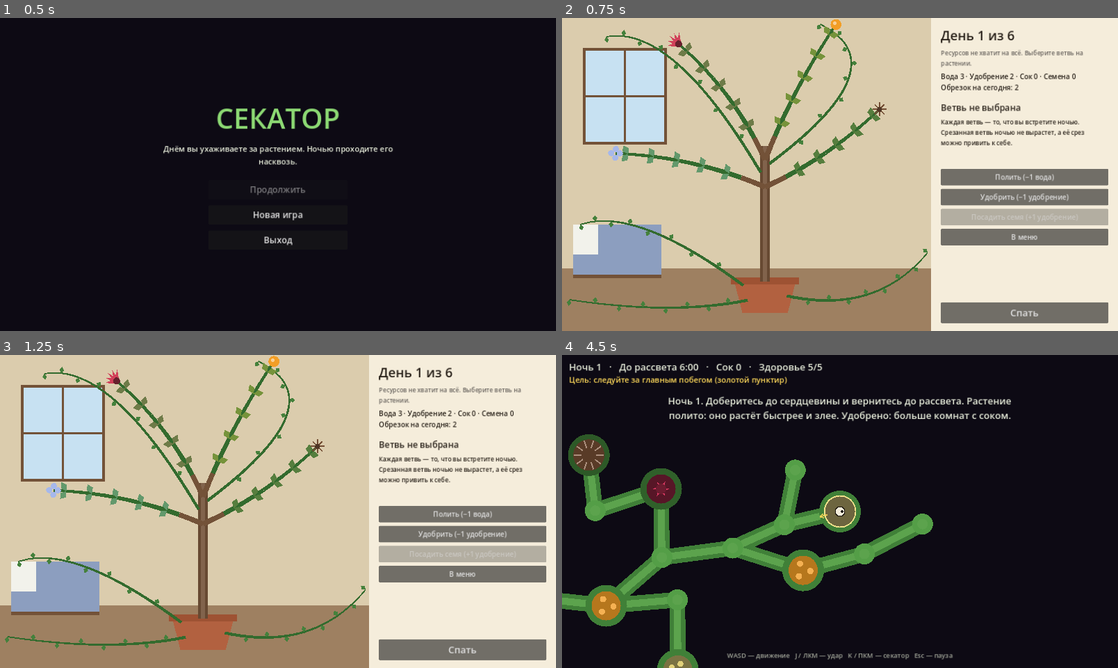
Above: before the commit, frames 1-4 (two rows, left to right).
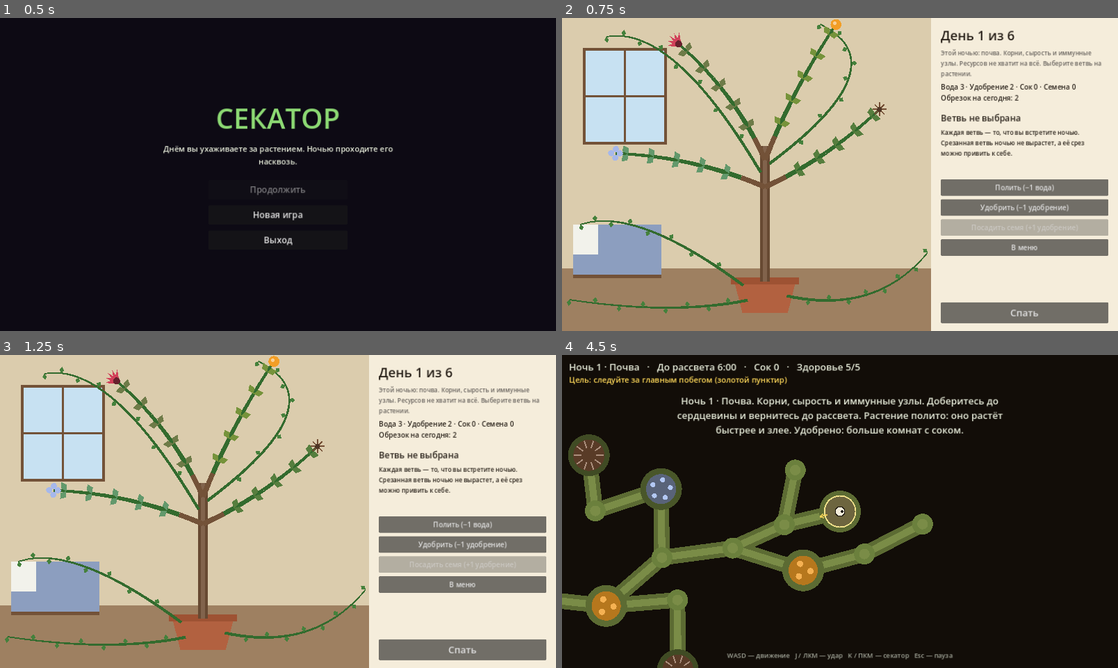
Above: after the commit, the same moments.

Repository: Maks46921/Pruner
Game: Godot game, scene res://scenes/main.tscn
Same seed, same stepped clock (60 frames per second), same inputs: the game is played once before the commit and once after it.
Inputs:
- Up to frame 1 (0.5 s): no input
- Up to frame 2 (0.75 s): click "Новая игра" at 0.5 s
- Up to frame 3 (1.25 s): no input
- Up to frame 4 (4.5 s): click "Полить (−1 вода)" at 1.25 s; click "Удобрить (−1 удобрение)" at 2 s; click "В меню" at 2.75 s; click "Продолжить" at 3.5 s; click "Спать" at 4.25 s

Frame 1 is identical in both runs. In frame 2, 8.0% of the frame differs, in the area x 68-99%, y 10-76%; in frame 3, 8.0%; in frame 4, 12%, in the area x 0-81%, y 2-100%.

Commit message:
Полный цикл: ярусы, ночь сердцевины и два финала
Шаг 3 плана: ярусы почвы, коры и кроны со своими палитрами и угрозами,
главный побег растёт так, чтобы сердцевина появлялась после середины
ночи, последний день и финальная ночь с заросшим путём и накопленным
соком, выбор у сердцевины и два финала, лёгкое замедление времени рядом
с ростом, потолки опасности для баланса.

Co-Authored-By: Claude Opus 5.5 <noreply@anthropic.com>
Claude-Session: https://claude.ai/code/session_01ArehVyhk9YHebLz93sDLhr

Diff:
--- a/scripts/autoload/game_state.gd
+++ b/scripts/autoload/game_state.gd
@@ -5,10 +5,23 @@
 
 const SAVE_PATH := "user://save.json"
 const TOTAL_NIGHTS := 6
+const FINAL_DAY := TOTAL_NIGHTS + 1   # последний день и ночь сердцевины
+
+## Ярусы растения: каждые две ночи вы спускаетесь глубже (или поднимаетесь выше).
+const TIERS := {
+	"soil": {"name": "Почва", "desc": "Корни, сырость и иммунные узлы."},
+	"bark": {"name": "Кора", "desc": "Жёсткие стебли, которые зарастают быстрее."},
+	"crown": {"name": "Крона", "desc": "Буйный рост и хищные цветы."},
+	"heart": {"name": "Сердцевина", "desc": "Само растение. Дорога одна."},
+}
 
 var run_seed: int = 0
 var day: int = 1
 var phase: String = "day"  # "day" | "night" | "ending"
+var ending: String = ""     # "cut" | "graft" — выбор у сердцевины
+var nights_won: int = 0
+var started_msec: int = 0
+var play_seconds: float = 0.0
 
 # Ресурсы дня
 var water: int = 3
@@ -140,6 +153,9 @@
 	fertilized = false
 	last_night_result = ""
 	grudge = 0
+	ending = ""
+	nights_won = 0
+	play_seconds = 0.0
 	_new_day()
 	save_game()
 	goto("day")
@@ -223,6 +239,27 @@
 	return n
 
 
+# --- Ярусы ----------------------------------------------------------------------
+
+func is_final() -> bool:
+	return day >= FINAL_DAY
+
+
+func tier() -> String:
+	if day >= FINAL_DAY:
+		return "heart"
+	if day <= 2:
+		return "soil"
+	if day <= 4:
+		return "bark"
+	return "crown"
+
+
+func _process(delta: float) -> void:
+	if phase == "day" or phase == "night":
+		play_seconds += delta
+
+
 # --- Параметры ночи ------------------------------------------------------------
 
 func night_seed() -> int:
@@ -231,11 +268,13 @@
 
 ## Всё, что сделано днём, превращается здесь в параметры ночного забега.
 func night_params() -> Dictionary:
-	var d := day
+	var d := mini(day, TOTAL_NIGHTS)
 	var p := {
+		"tier": tier(),
+		"final": is_final(),
 		"duration": 360.0 + (d - 1) * 24.0,   # 6–8 минут реального времени
-		"core_distance": 2200.0 + d * 250.0,
-		"leader_ticks": 18,                   # главный побег растёт раз в 9 с
+		"core_distance": 2000.0 + d * 220.0,
+		"core_at": 0.55,                      # сердцевина прорастает к этой доле ночи
 		"branch_chance": 0.30 + 0.04 * d,
 		"growth_mult": 1.0,
 		"closure_base": 0.015 + 0.006 * d,
@@ -266,16 +305,43 @@
 	p.water_room_chance = 0.02 + 0.05 * water_b
 	p.water_bonus = 1 if count_branches("water", ["notched"]) > 0 else 0
 	p.graft = graft
+	match p.tier:
+		"soil":
+			p.nest_chance += 0.03
+			p.closure_growth = 0.035
+		"bark":
+			p.closure_base += 0.01
+			p.thorn_room_chance += 0.03
+		"crown":
+			p.branch_chance += 0.1
+			p.flower_chance += 0.04
+		"heart":
+			# Финал: сердцевина уже видна, но растение защищается изо всех сил.
+			p.duration = 300.0
+			p.core_distance = 5200.0
+			p.core_at = 0.0
+			p.closure_base = 0.06
+			p.closure_growth = 0.06
+			p.flower_chance = 0.08
+			p.nest_chance = 0.12
+			p.max_enemies = 6
+			p.spawn_interval = 6.0
 	if watered:
 		# Полили — растение растёт быстрее и агрессивнее.
 		p.branch_chance += 0.2
 		p.growth_mult = 1.4
-		p.leader_ticks = 13
+		p.core_at = 0.45
 		p.closure_base += 0.015
 		p.max_enemies += 1
 	if fertilized:
 		# Удобрили — больше комнат с ресурсами.
 		p.sap_room_chance += 0.15
+	# Потолки, чтобы растение оставалось проходимым при любом наборе ветвей.
+	p.flower_chance = minf(p.flower_chance, 0.12)
+	p.nest_chance = minf(p.nest_chance, 0.16)
+	p.thorn_room_chance = minf(p.thorn_room_chance, 0.10)
+	p.branch_chance = minf(p.branch_chance, 0.55)
+	p.max_enemies = mini(p.max_enemies, 7)
 	return p
 
 
@@ -285,6 +351,7 @@
 	var gained_seeds := int(loot.get("seeds", 0))
 	var gained_water := int(loot.get("water", 0))
 	if success:
+		nights_won += 1
 		sap += gained_sap
 		seeds += gained_seeds
 		water += gained_water
@@ -297,9 +364,24 @@
 		last_night_result = "%s Добыча ночи потеряна%s." % [reason if reason != "" else "Рассвет застал вас внутри.", lost]
 	day += 1
 	water = mini(water + 1, 6)
-	phase = "ending" if day > TOTAL_NIGHTS else "day"
-	if phase == "day":
-		_new_day()
+	phase = "day"
+	_new_day()
+	save_game()
+
+
+## Финальная ночь не удалась: утро последнего дня наступает снова.
+func retry_final(reason: String) -> void:
+	# Растение роняет немного сока, чтобы финал всегда оставался проходимым.
+	sap += 2
+	last_night_result = reason + " Сердцевина ждёт. Утром вы нашли на полу 2 сока. Попробуйте ещё раз."
+	phase = "day"
+	_new_day()
+	save_game()
+
+
+func choose_ending(kind: String) -> void:
+	ending = kind
+	phase = "ending"
 	save_game()
 
 
@@ -324,7 +406,7 @@
 
 func to_dict() -> Dictionary:
 	return {
-		"version": 2,
+		"version": 3,
 		"run_seed": run_seed,
 		"day": day,
 		"phase": phase,
@@ -339,6 +421,9 @@
 		"prunes_left": prunes_left,
 		"graft": graft,
 		"grudge": grudge,
+		"ending": ending,
+		"nights_won": nights_won,
+		"play_seconds": play_seconds,
 	}
 
 
@@ -360,6 +445,9 @@
 	prunes_left = int(d.get("prunes_left", PRUNES_PER_DAY))
 	graft = str(d.get("graft", ""))
 	grudge = int(d.get("grudge", 0))
+	ending = str(d.get("ending", ""))
+	nights_won = int(d.get("nights_won", 0))
+	play_seconds = float(d.get("play_seconds", 0.0))
 	if branches.is_empty() and phase == "day":
 		_new_day()
 
--- a/scripts/day/day_scene.gd
+++ b/scripts/day/day_scene.gd
@@ -55,8 +55,16 @@
 	col.add_theme_constant_override("separation", 8)
 	scroll.add_child(col)
 
-	col.add_child(_left(UI.label("День %d из %d" % [GameState.day, GameState.TOTAL_NIGHTS], 30, UI.INK)))
-	col.add_child(_left(UI.label("Ресурсов не хватит на всё. Выберите ветвь на растении.", 14, UI.INK.lightened(0.3))))
+	var title := "День %d из %d" % [GameState.day, GameState.TOTAL_NIGHTS]
+	var sub := "Ресурсов не хватит на всё. Выберите ветвь на растении."
+	if GameState.is_final():
+		title = "Последний день"
+		sub = "Растение заняло всю комнату. Этой ночью вы дойдёте до сердцевины и решите, чем всё кончится."
+	else:
+		var tn: Dictionary = GameState.TIERS[GameState.tier()]
+		sub = "Этой ночью: %s. %s %s" % [tn.name.to_lower(), tn.desc, sub]
+	col.add_child(_left(UI.label(title, 30, UI.INK)))
+	col.add_child(_left(UI.label(sub, 14, UI.INK.lightened(0.3))))
 	result = _left(UI.label(GameState.last_night_result, 14, UI.INK.lightened(0.25)))
 	result.visible = GameState.last_night_result != ""
 	col.add_child(result)
--- a/scripts/day/ending_scene.gd
+++ b/scripts/day/ending_scene.gd
@@ -1,15 +1,39 @@
 extends Control
-## Финал (временная заглушка до шага 3).
+## Два финала: срезать растение целиком или привить его к себе.
 
 const UI := preload("res://scripts/ui_kit.gd")
+
+const TEXTS := {
+	"cut": {
+		"title": "Комната",
+		"color": Color(0.95, 0.88, 0.70),
+		"bg": Color(0.20, 0.17, 0.14),
+		"body": "Вы режете, пока секатор не тупится, а потом режете руками. К утру на полу лежат сухие плети, а в горшке пусто. Комната оказывается больше, чем вы помнили. Солнце падает на голые доски, и впервые за долгое время вам есть где пройти от кровати до окна.\n\nТишина. Только иногда по ночам вам снится, что вы снова идёте по стеблям.",
+	},
+	"graft": {
+		"title": "Одно целое",
+		"color": Color(0.60, 0.92, 0.55),
+		"bg": Color(0.04, 0.10, 0.05),
+		"body": "Вы прижимаете срез к ладони, и сердцевина прирастает. Тепло идёт по руке, по плечу, по груди. Утром вы просыпаетесь и не можете сказать, где кончается кровать и начинается корень. Растение больше не растёт. Теперь растёте вы.\n\nКомната полна зелени, и в ней наконец спокойно.",
+	},
+}
 
 
 func _ready() -> void:
 	UI.fullscreen(self)
-	var col := UI.centered_column(self, UI.BG_NIGHT)
-	col.add_child(UI.label("Шесть ночей позади", 40, UI.PALE))
-	col.add_child(UI.label(GameState.last_night_result, 18, UI.PALE))
-	col.add_child(UI.label("Финальная ночь и два финала появятся на шаге 3.", 18, UI.PALE))
+	var kind: String = GameState.ending if TEXTS.has(GameState.ending) else "cut"
+	var t: Dictionary = TEXTS[kind]
+	RenderingServer.set_default_clear_color(t.bg)
+	var col := UI.centered_column(self, t.bg)
+	col.custom_minimum_size = Vector2(720, 0)
+	col.add_child(UI.label(t.title, 56, t.color))
+	col.add_child(UI.label(t.body, 19, UI.PALE))
+	var mins := int(GameState.play_seconds) / 60
+	col.add_child(UI.label("Ночей пройдено: %d из %d · надрезов, которые растение запомнило: %d · время в игре: %d мин" % [
+		GameState.nights_won, GameState.TOTAL_NIGHTS, GameState.grudge, mins], 15, UI.PALE.darkened(0.3)))
 	var b := UI.button("В меню", func(): GameState.goto("menu"))
 	b.size_flags_horizontal = Control.SIZE_SHRINK_CENTER
 	col.add_child(b)
+	var nb := UI.button("Начать заново", GameState.new_game)
+	nb.size_flags_horizontal = Control.SIZE_SHRINK_CENTER
+	col.add_child(nb)
--- a/scripts/night/hud.gd
+++ b/scripts/night/hud.gd
@@ -5,6 +5,7 @@
 
 signal resume_pressed
 signal menu_pressed
+signal choice_made(kind: String)
 
 var status: Label
 var objective: Label
@@ -13,6 +14,7 @@
 var dawn: ColorRect
 var end_panel: Label
 var pause_box: Control
+var choice_box: Control
 
 var _msg_t := 0.0
 
@@ -69,6 +71,21 @@
 		b.size_flags_horizontal = Control.SIZE_SHRINK_CENTER
 		col.add_child(b)
 
+	choice_box = Control.new()
+	UI.fullscreen(choice_box)
+	choice_box.visible = false
+	root.add_child(choice_box)
+	var cc := UI.centered_column(choice_box, Color(0.08, 0.0, 0.02, 0.85))
+	cc.add_child(UI.label("Сердцевина", 44, Color(0.95, 0.45, 0.45)))
+	cc.add_child(UI.label("Оно бьётся под ладонью, тёплое, как живое. Секатор в другой руке.", 18, UI.PALE))
+	var c1 := UI.button("Срезать растение целиком", func(): choice_made.emit("cut"))
+	var c2 := UI.button("Привить его к себе полностью", func(): choice_made.emit("graft"))
+	for b in [c1, c2]:
+		b.custom_minimum_size = Vector2(420, 52)
+		b.size_flags_horizontal = Control.SIZE_SHRINK_CENTER
+		cc.add_child(b)
+	cc.add_child(UI.label("Вернуть комнату себе или стать с ним одним целым.", 15, UI.PALE.darkened(0.3)))
+
 
 func _corner_label(root: Control, x: float, y: float, align: int, size: int) -> Label:
 	var l := UI.label("", size, UI.PALE)
@@ -84,10 +101,11 @@
 	message.modulate.a = clampf(_msg_t, 0.0, 1.0)
 
 
-func set_status(night: int, time_left: float, sap: int, hp: int, max_hp: int) -> void:
+func set_status(night: int, time_left: float, sap: int, hp: int, max_hp: int, tier_name: String = "") -> void:
 	var t := maxi(0, int(ceil(time_left)))
-	status.text = "Ночь %d   ·   До рассвета %d:%02d   ·   Сок %d   ·   Здоровье %d/%d" % [
-		night, t / 60, t % 60, sap, hp, max_hp]
+	var title := "Ночь %d · %s" % [night, tier_name] if night <= GameState.TOTAL_NIGHTS else "Последняя ночь"
+	status.text = "%s   ·   До рассвета %d:%02d   ·   Сок %d   ·   Здоровье %d/%d" % [
+		title, t / 60, t % 60, sap, hp, max_hp]
 	# В последнюю минуту экран светлеет — рассвет близко.
 	dawn.color.a = clampf((60.0 - time_left) / 60.0, 0.0, 1.0) * 0.35
 
@@ -113,3 +131,7 @@
 
 func show_pause(on: bool) -> void:
 	pause_box.visible = on
+
+
+func show_choice() -> void:
+	choice_box.visible = true
--- a/scripts/night/night_scene.gd
+++ b/scripts/night/night_scene.gd
@@ -48,6 +48,7 @@
 	graph.room_grown.connect(_on_room_grown)
 	enemies = Node2D.new()
 	graph.setup(params, GameState.night_seed())
+	RenderingServer.set_default_clear_color(graph.background)
 	graph.core_revealed.connect(func(_p): hud.flash("Сердцевина проросла! Узел ждёт."))
 
 	add_child(enemies)
@@ -83,11 +84,23 @@
 	var g: String = params.get("graft", "")
 	if g != "":
 		extras += " Привито: " + GRAFT_TEXT.get(g, "")
-	hud.flash("Ночь %d. Доберитесь до сердцевины и вернитесь до рассвета.%s" % [GameState.day, extras], 6.0)
+	hud.choice_made.connect(_on_choice)
+	var tier: Dictionary = GameState.TIERS[params.tier]
+	if params.final:
+		# В финал вы берёте с собой весь сок, накопленный за шесть дней.
+		sap_collected = GameState.sap
+		hud.flash("Последняя ночь. Путь к сердцевине зарос. Весь ваш сок (%d) с вами.%s" % [sap_collected, extras], 6.0)
+	else:
+		hud.flash("Ночь %d · %s. %s Доберитесь до сердцевины и вернитесь до рассвета.%s" % [
+			GameState.day, tier.name, tier.desc, extras], 7.0)
+
+
+func _exit_tree() -> void:
+	Engine.time_scale = 1.0
 
 
 func _unhandled_input(event: InputEvent) -> void:
-	if event.is_action_pressed("pause") and not ended:
+	if event.is_action_pressed("pause") and not ended and not hud.choice_box.visible:
 		_toggle_pause()
 		get_viewport().set_input_as_handled()
 
@@ -103,11 +116,17 @@
 	time_left -= delta
 	_spawn_enemies(delta)
 	_thorns(delta)
+	_slow_motion(delta)
 
 	if not reached_core and graph.core_index >= 0:
 		var core: Vector2 = graph.node_pos(graph.core_index)
 		if player.position.distance_to(core) < graph.CORE_RADIUS * 0.8:
 			reached_core = true
+			if params.final:
+				Engine.time_scale = 1.0
+				get_tree().paused = true
+				hud.show_choice()
+				return
 			sap_collected += 2
 			seeds_collected += 1
 			hud.flash("Узел взят: сок +2, семя +1. Возвращайтесь к входу!", 4.0)
@@ -117,6 +136,11 @@
 		return
 	if time_left <= 0.0:
 		_end(false, "Рассвет застал вас внутри.")
+		return
+	if params.final:
+		player.target = graph.node_pos(graph.core_index)
+		hud.set_objective("Цель: сердцевина")
+		hud.set_status(GameState.day, time_left, sap_collected, player.hp, player.max_hp, "Сердцевина")
 		return
 
 	# Цель и стрелка-подсказка
@@ -129,8 +153,21 @@
 	else:
 		player.target = graph.node_pos(graph.leader)
 		hud.set_objective("Цель: следуйте за главным побегом (золотой пунктир)")
-	hud.set_status(GameState.day, time_left, sap_collected, player.hp, player.max_hp)
+	hud.set_status(GameState.day, time_left, sap_collected, player.hp, player.max_hp, GameState.TIERS[params.tier].name)
 	hud.set_loot(seeds_collected, water_collected)
+
+
+## Лёгкое замедление, когда рядом вот-вот что-то прорастёт или зарастёт: без паники.
+func _slow_motion(delta: float) -> void:
+	var target_scale := 0.75 if graph.danger_near(player.position, 110.0) else 1.0
+	Engine.time_scale = move_toward(Engine.time_scale, target_scale, delta * 3.0)
+
+
+func _on_choice(kind: String) -> void:
+	get_tree().paused = false
+	ended = true
+	GameState.choose_ending(kind)
+	GameState.goto("ending")
 
 
 func _apply_graft() -> void:
@@ -232,6 +269,10 @@
 		e.set_physics_process(false)
 	var detail := "Сок +%d, семена +%d, вода +%d" % [sap_collected, seeds_collected, water_collected] if success else "Добыча ночи потеряна"
 	hud.show_end("%s\n%s" % [text, detail])
+	Engine.time_scale = 1.0
 	await get_tree().create_timer(2.5).timeout
-	GameState.finish_night(success, {"sap": sap_collected, "seeds": seeds_collected, "water": water_collected}, text)
+	if params.final:
+		GameState.retry_final(text)
+	else:
+		GameState.finish_night(success, {"sap": sap_collected, "seeds": seeds_collected, "water": water_collected}, text)
 	GameState.goto(GameState.phase)
--- a/scripts/night/plant_graph.gd
+++ b/scripts/night/plant_graph.gd
@@ -26,12 +26,12 @@
 const NOTCH_TIME := 20.0
 const GROW_SPEED := 1.1
 
-const C_STEM := Color(0.25, 0.50, 0.22)
-const C_STEM_IN := Color(0.36, 0.64, 0.30)
+var C_STEM := Color(0.25, 0.50, 0.22)
+var C_STEM_IN := Color(0.36, 0.64, 0.30)
 const C_NOTCH := Color(0.62, 0.80, 0.45)
 const C_WARN := Color(0.85, 0.22, 0.18)
-const C_CLOSED := Color(0.22, 0.13, 0.09)
-const C_BUD := Color(0.33, 0.62, 0.28)
+var C_CLOSED := Color(0.22, 0.13, 0.09)
+var C_BUD := Color(0.33, 0.62, 0.28)
 const C_ENTRY := Color(0.95, 0.88, 0.55)
 const C_CORE := Color(0.80, 0.12, 0.22)
 const C_SAP := Color(0.95, 0.62, 0.15)
@@ -58,6 +58,16 @@
 var duration := 360.0
 
 var _leader_pending := false
+var leader_ticks := 18
+
+## Палитры ярусов: стебель, сердцевина стебля, почка, закрытый стебель, фон.
+const PALETTES := {
+	"soil": [Color(0.36, 0.42, 0.20), Color(0.48, 0.55, 0.28), Color(0.42, 0.50, 0.24), Color(0.20, 0.12, 0.07), Color(0.07, 0.05, 0.03)],
+	"bark": [Color(0.42, 0.36, 0.26), Color(0.55, 0.48, 0.34), Color(0.40, 0.48, 0.26), Color(0.18, 0.11, 0.08), Color(0.06, 0.05, 0.06)],
+	"crown": [Color(0.25, 0.55, 0.24), Color(0.38, 0.70, 0.32), Color(0.33, 0.65, 0.30), Color(0.20, 0.13, 0.10), Color(0.03, 0.05, 0.10)],
+	"heart": [Color(0.50, 0.20, 0.22), Color(0.68, 0.30, 0.30), Color(0.60, 0.25, 0.28), Color(0.15, 0.05, 0.06), Color(0.08, 0.02, 0.04)],
+}
+var background := Color(0.05, 0.04, 0.08)
 var _tick_acc := 0.0
 var _tick_count := 0
 var _time := 0.0
@@ -73,8 +83,34 @@
 	entry_index = _add_node(Vector2.ZERO, "entry", -1, 1.0)
 	core_pos = Vector2.from_angle(rng.randf_range(-PI, PI)) * float(p.core_distance)
 	leader = entry_index
-	for i in 3:
-		_grow_leader(true)
+	var pal: Array = PALETTES.get(p.get("tier", "crown"), PALETTES.crown)
+	C_STEM = pal[0]
+	C_STEM_IN = pal[1]
+	C_BUD = pal[2]
+	C_CLOSED = pal[3]
+	background = pal[4]
+	var avg_seg := (SEG_MIN + SEG_MAX) * 0.5
+	var segments := maxf(1.0, float(p.core_distance) / avg_seg - 3.0)
+	var core_at := float(p.get("core_at", 0.55))
+	if core_at <= 0.0:
+		# Финальная ночь: путь к сердцевине уже пророс.
+		var guard := 0
+		while core_index < 0 and guard < 60:
+			guard += 1
+			_grow_leader(true)
+		# Каждый четвёртый стебель пути уже зарос: без секатора не пройти.
+		var e: int = nodes[core_index].parent_edge
+		var k := 0
+		while e >= 0:
+			k += 1
+			if k % 4 == 0:
+				edges[e].state = "closed"
+			e = nodes[edges[e].a].parent_edge
+	else:
+		for i in 3:
+			_grow_leader(true)
+		var interval := maxf(2.5, core_at * duration / segments - TELEGRAPH_TIME)
+		leader_ticks = maxi(2, int(round(interval / TICK)))
 	var made := 0
 	var attempts := 0
 	while made < int(p.initial_branches) and attempts < 200:
@@ -244,7 +280,7 @@
 
 func _tick() -> void:
 	_tick_count += 1
-	if _tick_count % int(params.leader_ticks) == 0:
+	if _tick_count % leader_ticks == 0:
 		_grow_leader(false)
 	if rng.randf() < float(params.branch_chance):
 		_schedule_branch(false)
@@ -408,6 +444,19 @@
 	if was == "warning":
 		return {"action": "notch", "text": "Надрез: стебель не зарастёт ещё 20 с"}
 	return {"action": "notch", "text": "Надрез: стебель защищён на 20 с"}
+
+
+## Есть ли рядом рост, который вот-вот изменит путь (для замедления времени).
+func danger_near(pos: Vector2, radius: float) -> bool:
+	for p in pending:
+		if p.t < 1.2 and Geometry2D.get_closest_point_to_segment(pos, nodes[p.from].pos, p.to).distance_to(pos) < radius:
+			return true
+	for e in edges:
+		if e.state == "warning" and e.warn_t < 1.5:
+			var pts := _edge_points(e)
+			if Geometry2D.get_closest_point_to_segment(pos, pts[0], pts[1]).distance_to(pos) < radius:
+				return true
+	return false
 
 
 ## Ближайший к точке закрытый или зарастающий стебель (для подсказок).
--- a/tests/smoke_test.gd
+++ b/tests/smoke_test.gd
@@ -42,6 +42,13 @@
 		gs.start_night()
 	var night = main.current
 	var is_night: bool = night != null and night.has_method("player_prune")
+	if is_night and night.hud.choice_box.visible:
+		print("FINAL CHOICE shown at t=%ds" % (frames / 60))
+		night.hud.choice_made.emit("graft")
+		return false
+	if gs.phase == "ending" and main.current and not main.current.has_method("player_prune"):
+		print("RESULT ending=%s nights_won=%d" % [gs.ending, gs.nights_won])
+		return true
 	if is_night and not night.ended:
 		_bot(night)
 	if is_night and frames % 1800 == 0:
@@ -68,7 +75,7 @@
 				if d < 150:
 					print("     e", i, " ", a, "->", b, " ", e.state, " grow=", e.grow, " d=", d)
 			print("     secateur would: ", g._nearest_edge(p.position + p.facing * 14.0, 42.0, true), " near=", g.edge_state_near(p.position))
-	if gs.day > start_day:
+	if gs.day > start_day or (start_day >= 7 and frames > 60 and gs.phase == "day" and gs.last_night_result != ""):
 		var used := 0.0
 		print("RESULT seed=%d watered=%s t=%ds: %s" % [seed_value, watered, frames / 60, gs.last_night_result])
 		return true
